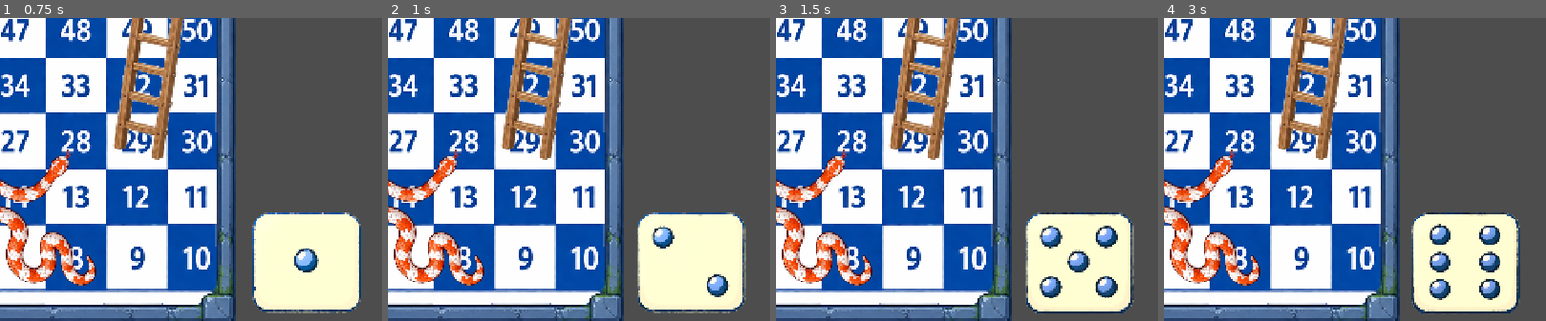
Above: before the commit, frames 1-4 (left to right).
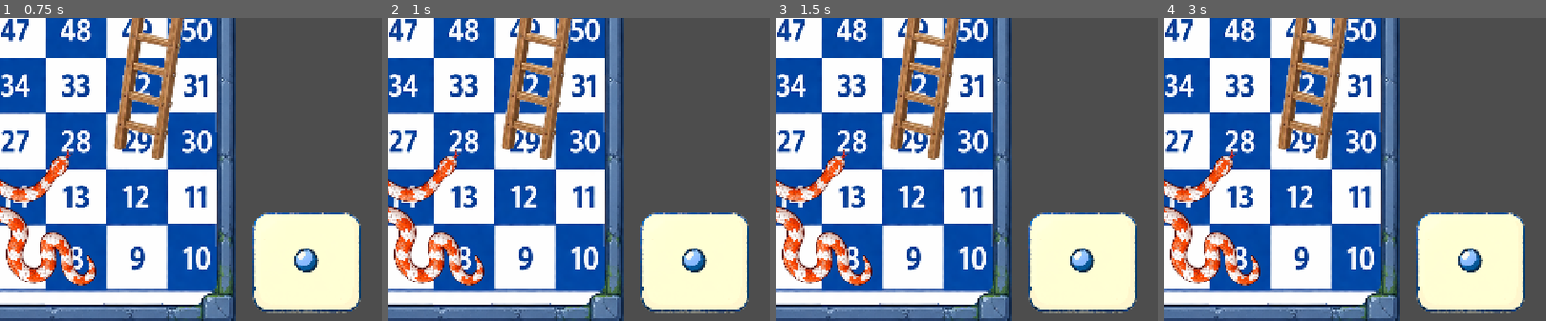
Above: after the commit, the same moments.

Repository: abody2k/snake-and-the-ladder
Game: Godot game, scene res://scenes/main.tscn
The game is run twice, just before and just after one commit, with the same random seed, the same clock (stepped at 60 frames per second) and the same inputs.
Inputs (mouse positions are % of the whole screen's width and height, from its top left):
- Up to frame 1 (0.75 s): tap Enter at 0.5 s; move the mouse to (90, 90) at 0.52 s; tap Space (playing) at 0.6 s; click (90, 90) at 0.67 s
- Up to frame 2 (1 s): no input
- Up to frame 3 (1.5 s): move the mouse to (30, 55) at 1.27 s; tap Space (playing) at 1.35 s; click (30, 55) at 1.42 s
- Up to frame 4 (3 s): move the mouse to (60, 28) at 2.02 s; tap Space (playing) at 2.1, 2.85 s; click (60, 28) at 2.17 s; move the mouse to (45, 70) at 2.77 s; click (45, 70) at 2.92 s
The pictures show only the part of the screen within x 50-100%, y 50-100%; the shares and areas given below are measured in that part.

Frame 1 is identical in both runs. In frame 2, 2.3% of the frame differs, in the area x 65-95%, y 64-98%; in frame 3, 3.2%; in frame 4, 3.9%, in the area x 64-95%, y 64-98%.
Error in both runs: Invalid call. Nonexistent function 'play' in base 'Nil'. (res://scripts/main.gd:75)

Commit message:
Limited clicking on dice to only when it's the player position

Diff:
--- a/game/scripts/main.gd
+++ b/game/scripts/main.gd
@@ -76,7 +76,9 @@
 
 
 func _on_dice_clicked(viewport, event, shape_idx):
-	print(event)
+	if not my_turn:
+		return
+
 	if event is InputEventMouseButton:
 		print(event)
 		if (event as InputEventMouseButton).button_index == 1:
